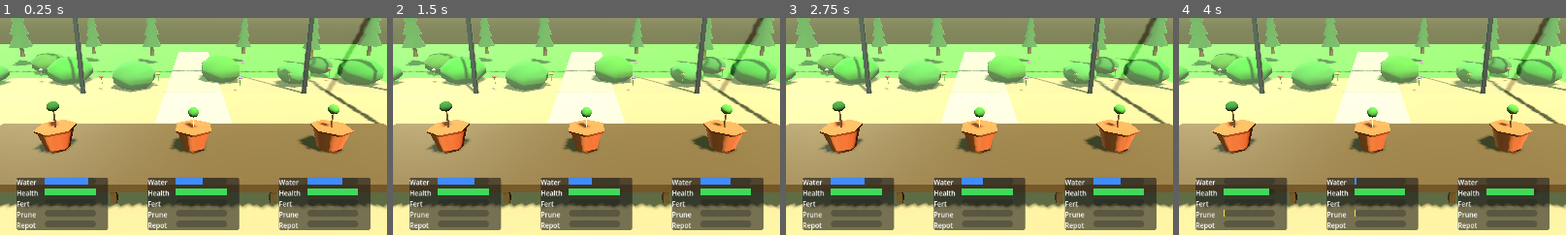
Above: before the commit, frames 1-4 (left to right).
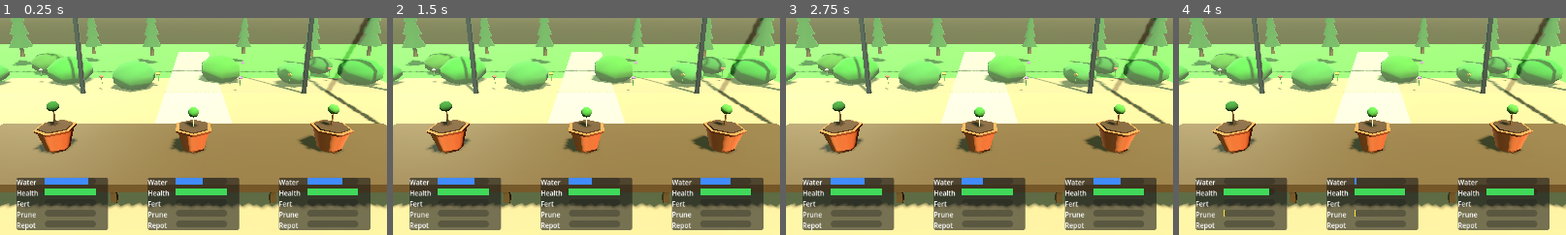
Above: after the commit, the same moments.

Repository: TrineVester/be-bonsai
Game: Godot game, scene res://scenes/main/Main.tscn
Same seed, same stepped clock (60 frames per second), same inputs: the game is played once before the commit and once after it.
Inputs:
- Up to frame 1 (0.25 s): no input
- Up to frame 2 (1.5 s): click "Normal" at 0.5 s; click "Normal" at 1.25 s
- Up to frame 3 (2.75 s): click "Slow" at 2 s
- Up to frame 4 (4 s): click "Fast" at 2.75 s; click "Slow" at 3.5 s
The pictures show only the part of the screen within x 25-75%, y 35-85%; the shares and areas given below are measured in that part.

The runs differ from the first frame. In frame 1, 1.1% of the frame differs, in the area x 9-91%, y 46-54%; in frame 2, 1.1%; in frame 3, 1.1%; in frame 4, 1.1%.

Commit message:
soil added

Diff:
--- a/models/pots/PotMeshBase.gd
+++ b/models/pots/PotMeshBase.gd
@@ -29,6 +29,28 @@
 	return mi
 
 
+# Flat soil disc visible inside the top of the pot.
+# radius should match the pot's top_radius, height_offset is the pot body height.
+func _create_soil_disc(radius: float, height_offset: float) -> MeshInstance3D:
+	var mi := MeshInstance3D.new()
+	var mesh := CylinderMesh.new()
+	mesh.height = 0.02
+	mesh.top_radius = radius - 0.02
+	mesh.bottom_radius = radius - 0.02
+	mesh.radial_segments = 6
+	mesh.rings = 1
+
+	var mat := StandardMaterial3D.new()
+	mat.albedo_color = Color(0.25, 0.15, 0.08)  # dark moist soil
+	mesh.surface_set_material(0, mat)
+
+	mi.mesh = mesh
+	# Rim is a solid CylinderMesh centered at height_offset (height=0.04), so its
+	# top surface is at height_offset + 0.02.  Place soil clearly above that.
+	mi.position.y = height_offset + 0.031
+	return mi
+
+
 # Thin flat rim around the top opening.
 func _create_pot_rim(radius: float, height_offset: float, color: Color) -> MeshInstance3D:
 	var mi := MeshInstance3D.new()
--- a/models/pots/TerracottaClassicPot.gd
+++ b/models/pots/TerracottaClassicPot.gd
@@ -10,3 +10,4 @@
 	var body_height := 0.35
 	add_child(_create_pot_body(body_height, 0.28, 0.18, body_color))
 	add_child(_create_pot_rim(0.28, body_height, rim_color))
+	add_child(_create_soil_disc(0.28, body_height))
--- a/models/pots/TerracottaTallPot.gd
+++ b/models/pots/TerracottaTallPot.gd
@@ -10,3 +10,4 @@
 	var body_height := 0.52
 	add_child(_create_pot_body(body_height, 0.22, 0.14, body_color))
 	add_child(_create_pot_rim(0.22, body_height, rim_color))
+	add_child(_create_soil_disc(0.22, body_height))
--- a/models/pots/TerracottaWidePot.gd
+++ b/models/pots/TerracottaWidePot.gd
@@ -10,3 +10,4 @@
 	var body_height := 0.22
 	add_child(_create_pot_body(body_height, 0.42, 0.30, body_color))
 	add_child(_create_pot_rim(0.42, body_height, rim_color))
+	add_child(_create_soil_disc(0.42, body_height))
